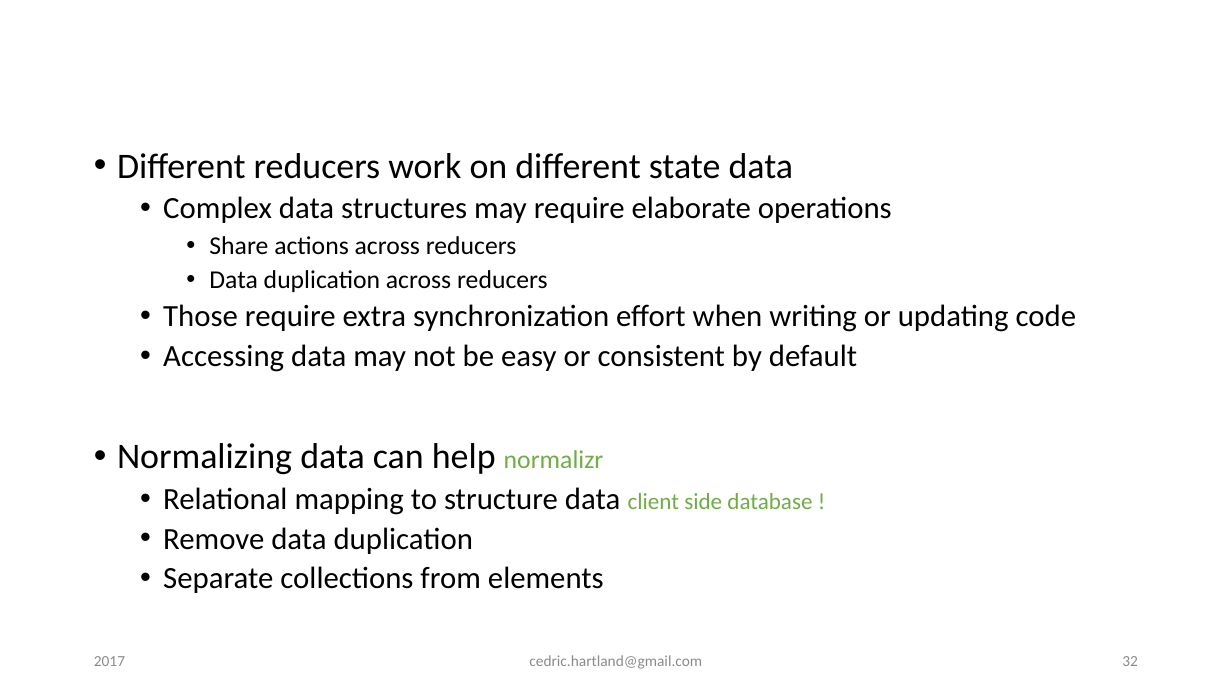
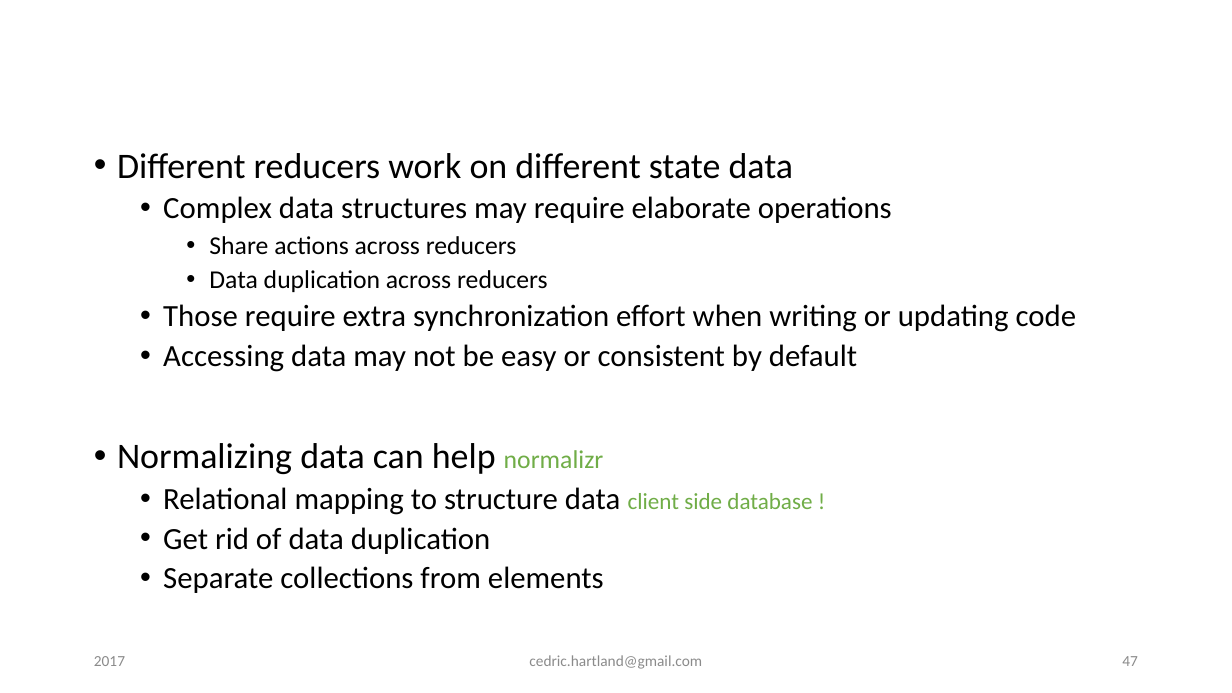
Before and after one commit to gigacool/react-redux-presentation, a slide deck: slide 47 of docs/React & Redux.pptx (slide 32 before the commit). Drawn at 1232x693 pixels with LibreOffice and Linux fonts; fonts in the diff are those of the drawing; background and template pictures are left out. Boxes give left, top, right and bottom in pixels: in the first picture for what was removed or moved away, otherwise in the second. Text is boxed around its words. In the diff, an @@ line names an element or a change of style, - is before the commit and + after.

```diff
--- a/docs/React & Redux.pptx
+++ b/docs/React & Redux.pptx
@@ text at [163, 527, 490, 554]: text changed @@
-  • Remove data duplication
+  • Get rid of data duplication
@@ page number at [1122, 656, 1138, 666]: text changed @@
-32
+47
```
Also in this commit, not shown: 5 other slides changed, 12 slides added, 5 other files.
